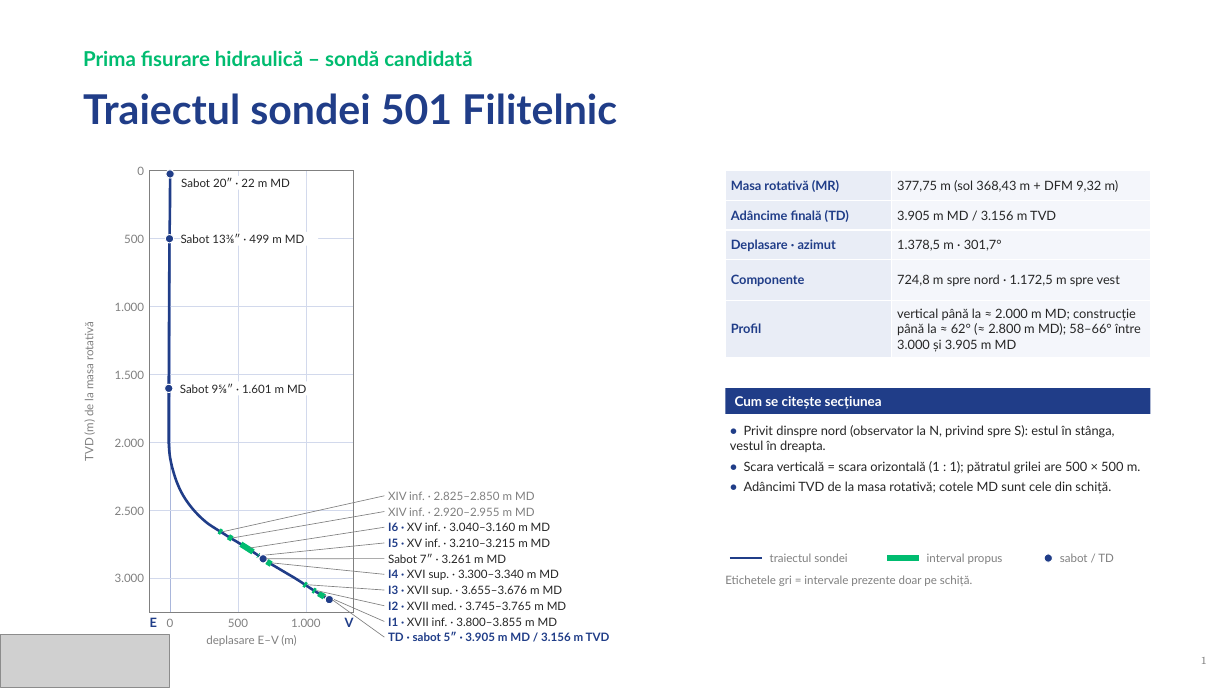
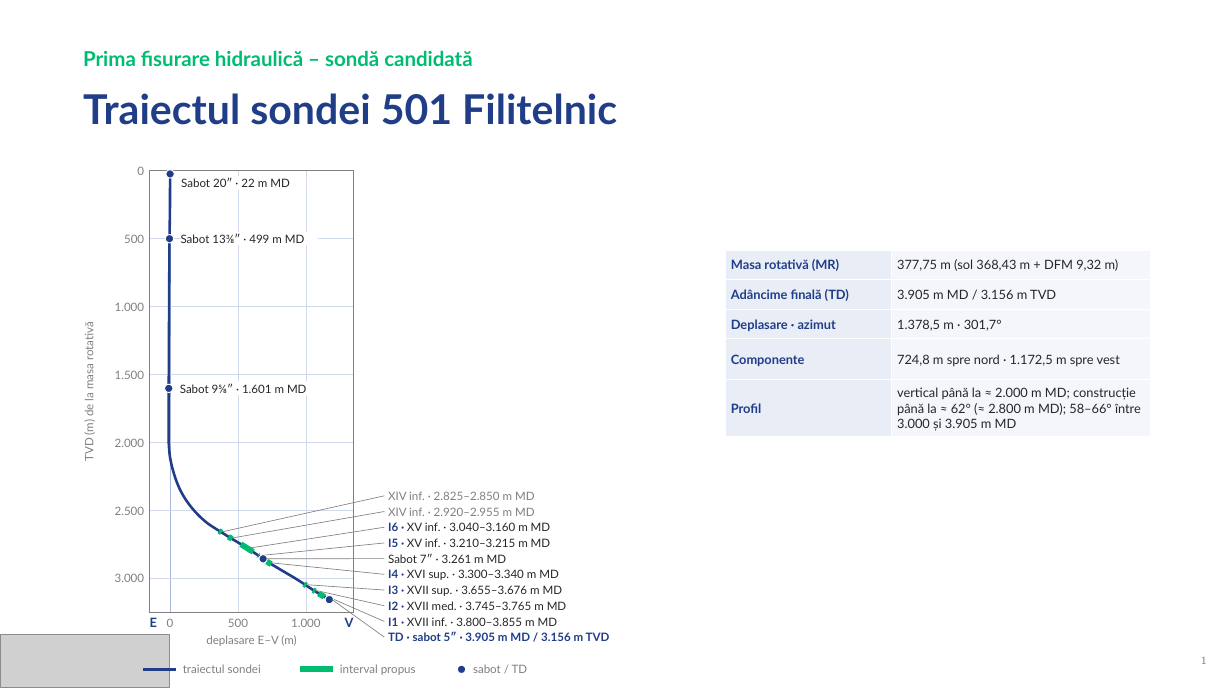
Before and after one commit to serbanbogdan/notes, a slide deck: slide 1 of Prezentare_501_Filitelnic_fisurare_v2.pptx. Drawn at 1232x693 pixels with LibreOffice and Linux fonts; fonts in the diff are those of the drawing; grey boxes stand for pictures. Boxes give left, top, right and bottom in pixels: in the first picture for what was removed or moved away, otherwise in the second. Text is boxed around its words. In the diff, an @@ line names an element or a change of style, - is before the commit and + after.

```diff
--- a/Prezentare_501_Filitelnic_fisurare_v2.pptx
+++ b/Prezentare_501_Filitelnic_fisurare_v2.pptx
@@ table: place and size @@
-table at (726, 171, 1151, 358)
+table at (726, 250, 1151, 437)
@@ rectangle removed at (726, 388, 1151, 414) @@
@@ text removed at (735, 396, 882, 409) @@
-Cum se citește secțiunea
@@ text removed at (730, 425, 1141, 494) @@
-• Privit dinspre nord (observator la N, privind spre S): estul în stânga, vestul în dreapta.
-• Scara verticală = scara orizontală (1 : 1); pătratul grilei are 500 × 500 m.
-• Adâncimi TVD de la masa rotativă; cotele MD sunt cele din schiță.
@@ text removed at (725, 575, 972, 586) @@
-Etichetele gri = intervale prezente doar pe schiță.
@@ 3 texts, 2 lines, 1 ellipse: place and size @@
-3 texts, 2 lines, 1 ellipse at (730, 553, 1114, 564)
+3 texts, 2 lines, 1 ellipse at (143, 664, 528, 675)
```
Also in this commit, not shown: 3 other slides changed.
